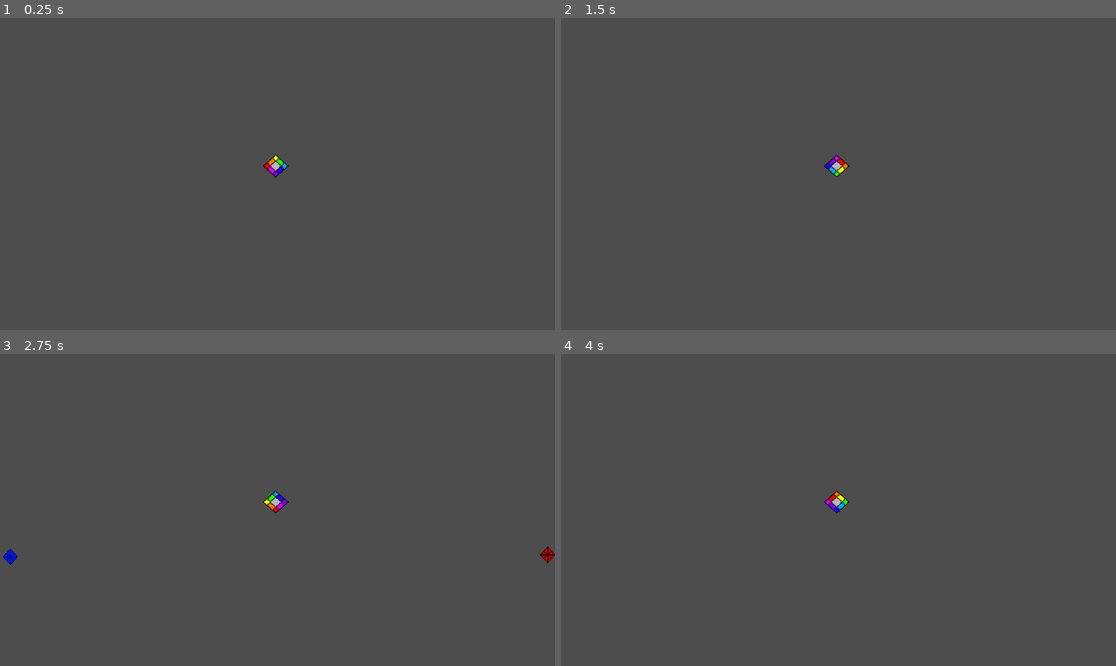
Above: before the commit, frames 1-4 (two rows, left to right).
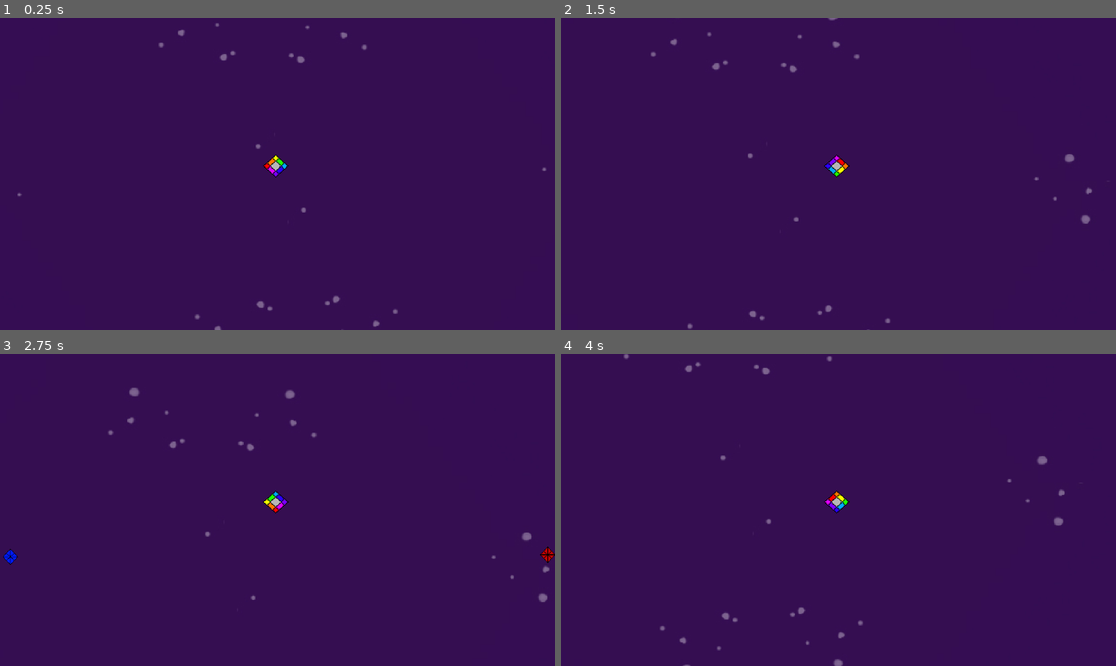
Above: after the commit, the same moments.

Repository: ITSCrew-Keith/geometry-game
Game: Godot game, scene res://scenes/fantasy.tscn
Same seed, same stepped clock (60 frames per second), same inputs: the game is played once before the commit and once after it.
Inputs (mouse positions are in pixels of both pictures, inside the frame that each line leads up to):
- Up to frame 1 (0.25 s): no input
- Up to frame 2 (1.5 s): move the mouse to (960, 158) at 0.52 s; hold D 0.53-1.28 s; click (960, 158) at 0.67 s; move the mouse to (727, 189) at 1.27 s; hold S from 1.28 s (still down)
- Up to frame 3 (2.75 s): move the mouse to (333, 441) at 2.02 s; release S at 2.03 s; hold D from 2.03 s (still down)
- Up to frame 4 (4 s): move the mouse to (1104, 556) at 2.77 s; release D at 2.78 s; hold W 2.78-3.53 s; click (1104, 556) at 2.92 s; move the mouse to (1005, 556) at 3.52 s; hold A from 3.53 s (still down)

The runs differ from the first frame. In frame 1, 100% of the frame differs, in the area x 0-100%, y 0-100%; in frame 2, 100%; in frame 3, 100%; in frame 4, 100%.

Commit message:
new game
new game

Diff:
--- /dev/null
+++ b/side-project/powerup.gd
@@ -0,0 +1,5 @@
+extends Area2D
+
+func _on_body_entered(body: Node2D) -> void:
+	Global.e_speed = Global.e_speed - 30
+	queue_free()
--- /dev/null
+++ b/side-project/powerup.tscn
@@ -0,0 +1,21 @@
+[gd_scene load_steps=4 format=3 uid="uid://boxuq3w33et84"]
+
+[ext_resource type="Script" path="res://powerup.gd" id="1_i7835"]
+
+[sub_resource type="PlaceholderTexture2D" id="PlaceholderTexture2D_wqo1i"]
+
+[sub_resource type="CircleShape2D" id="CircleShape2D_umi2e"]
+radius = 25.4951
+
+[node name="Area2D" type="Area2D"]
+script = ExtResource("1_i7835")
+
+[node name="Sprite2D" type="Sprite2D" parent="."]
+position = Vector2(5.72205e-06, -3.8147e-06)
+scale = Vector2(61.25, 53.75)
+texture = SubResource("PlaceholderTexture2D_wqo1i")
+
+[node name="CollisionShape2D" type="CollisionShape2D" parent="."]
+shape = SubResource("CircleShape2D_umi2e")
+
+[connection signal="body_entered" from="." to="." method="_on_body_entered"]
--- a/side-project/scenes/fantasy.tscn
+++ b/side-project/scenes/fantasy.tscn
@@ -1,5 +1,6 @@
-[gd_scene load_steps=21 format=3 uid="uid://cjrjrlameij0q"]
-
+[gd_scene load_steps=26 format=3 uid="uid://cjrjrlameij0q"]
+
+[ext_resource type="Script" path="res://scenes/powerup_manager.gd" id="1_ocsav"]
 [ext_resource type="Script" path="res://scripts/movement2.gd" id="1_q446l"]
 [ext_resource type="Texture2D" uid="uid://c0lcbpyytn8it" path="res://assets/Player Cube.png" id="2_oma4f"]
 [ext_resource type="Script" path="res://scripts/chaser.gd" id="2_soyhg"]
@@ -8,6 +9,7 @@
 [ext_resource type="Script" path="res://scripts/dasher.gd" id="7_kfd1g"]
 [ext_resource type="Script" path="res://scripts/counter.gd" id="7_q58bd"]
 [ext_resource type="Texture2D" uid="uid://cvyxln3xn2mxw" path="res://assets/New Piskel-3-1.png.png" id="8_5e0on"]
+[ext_resource type="Texture2D" uid="uid://cp2gbsu1bwdib" path="res://assets/background.jpg" id="9_nil8h"]
 
 [sub_resource type="RectangleShape2D" id="RectangleShape2D_xmtyh"]
 size = Vector2(21, 21)
@@ -82,7 +84,16 @@
 "speed": 60.0
 }]
 
+[sub_resource type="WorldBoundaryShape2D" id="WorldBoundaryShape2D_die14"]
+distance = -167.0
+
+[sub_resource type="WorldBoundaryShape2D" id="WorldBoundaryShape2D_egl6b"]
+
+[sub_resource type="RectangleShape2D" id="RectangleShape2D_wfs7q"]
+size = Vector2(73, 5685.31)
+
 [node name="Node2D" type="Node2D"]
+script = ExtResource("1_ocsav")
 
 [node name="chasers" type="CharacterBody2D" parent="."]
 position = Vector2(629.846, 0)
@@ -148,6 +159,60 @@
 [node name="CollisionShape2D" type="CollisionShape2D" parent="dasher"]
 shape = SubResource("CircleShape2D_ftf47")
 
+[node name="Sprite2D" type="Sprite2D" parent="."]
+z_index = -5
+position = Vector2(2400, 1617)
+scale = Vector2(0.955346, 0.926286)
+texture = ExtResource("9_nil8h")
+
+[node name="Sprite2D" type="Sprite2D" parent="Sprite2D"]
+z_index = -5
+position = Vector2(-5154.5, -3484.89)
+rotation = -3.14159
+scale = Vector2(1.05638, 1.00016)
+texture = ExtResource("9_nil8h")
+
+[node name="Sprite2D2" type="Sprite2D" parent="Sprite2D"]
+z_index = -5
+position = Vector2(-5133.22, 6.47778)
+scale = Vector2(1.06406, 1.00031)
+texture = ExtResource("9_nil8h")
+flip_h = true
+
+[node name="Sprite2D2" type="Sprite2D" parent="Sprite2D/Sprite2D2"]
+z_index = -5
+position = Vector2(4974.07, 1.62952)
+texture = ExtResource("9_nil8h")
+
+[node name="Sprite2D" type="Sprite2D" parent="Sprite2D/Sprite2D2/Sprite2D2"]
+z_index = -5
+position = Vector2(-13.5771, -3489.74)
+rotation = -3.14159
+scale = Vector2(1.01027, 1.00016)
+texture = ExtResource("9_nil8h")
+flip_h = true
+
+[node name="StaticBody2D" type="StaticBody2D" parent="."]
+position = Vector2(0, 63)
+
+[node name="CollisionShape2D" type="CollisionShape2D" parent="StaticBody2D"]
+position = Vector2(-5, 2370)
+shape = SubResource("WorldBoundaryShape2D_die14")
+
+[node name="CollisionShape2D2" type="CollisionShape2D" parent="StaticBody2D"]
+position = Vector2(-5, -2370)
+rotation = 3.14159
+shape = SubResource("WorldBoundaryShape2D_egl6b")
+
+[node name="CollisionShape2D3" type="CollisionShape2D" parent="StaticBody2D"]
+position = Vector2(-3958, 47)
+shape = SubResource("RectangleShape2D_wfs7q")
+
+[node name="CollisionShape2D4" type="CollisionShape2D" parent="StaticBody2D"]
+position = Vector2(3756, -49)
+shape = SubResource("RectangleShape2D_wfs7q")
+
+[connection signal="coin" from="." to="." method="_on_coin"]
 [connection signal="mouse_entered" from="chasers" to="player" method="_on_enemy_1_mouse_entered"]
 [connection signal="mouse_shape_entered" from="chasers" to="player" method="_on_enemy_1_mouse_shape_entered"]
 [connection signal="body_entered" from="chasers/enemy hitbox" to="chasers/enemy hitbox" method="_on_body_entered"]
--- /dev/null
+++ b/side-project/scenes/powerup_manager.gd
@@ -0,0 +1,17 @@
+extends Node2D
+signal coin
+@onready var powerup_node: PackedScene = preload("res://powerup.tscn")
+
+func _physics_process(delta: float) -> void:
+	if Global.counter == 0:
+		emit_signal("coin")
+		Global.counter = 500
+
+
+
+
+
+func _on_coin() -> void:
+	var instance = powerup_node.instantiate()
+	instance.position = Vector2(randi_range(-3958,3756) ,randi_range(-2100,2400))
+	add_child(instance)
--- a/side-project/scripts/Global.gd
+++ b/side-project/scripts/Global.gd
@@ -2,6 +2,9 @@
 var timer = 0
 var jump_counter = 120
 var jump_counter2 = 25
+var counter = 450
+var e_speed = 0
+signal coin
 # Called when the node enters the scene tree for the first time.
 func _ready() -> void:
 	pass # Replace with function body.
@@ -9,4 +12,6 @@
 
 # Called every frame. 'delta' is the elapsed time since the previous frame.
 func _process(delta: float) -> void:
+	counter = counter - 1
+	print(Global.e_speed)
 	timer = timer + 1
--- a/side-project/scripts/chaser.gd
+++ b/side-project/scripts/chaser.gd
@@ -5,7 +5,7 @@
 
 
 func _physics_process(delta: float) -> void:
-	var speed = 100 + (Global.timer / 10)
+	var speed = 100 + (Global.timer / 10) + Global.e_speed
 	var direction = (target.position-position).normalized()
 	velocity = direction * speed
 	move_and_slide()
--- a/side-project/scripts/dasher.gd
+++ b/side-project/scripts/dasher.gd
@@ -6,7 +6,7 @@
 
 
 func _physics_process(delta: float) -> void:
-	var speed = 700 + (Global.timer / 10)
+	var speed = 700 + (Global.timer / 10) + (Global.e_speed)
 	var direction = (target.position-position).normalized()
 	velocity = direction * speed
 	if Global.jump_counter > 0:
--- a/side-project/scripts/movement2.gd
+++ b/side-project/scripts/movement2.gd
@@ -3,7 +3,6 @@
 var playerx = position.x
 var speed = 1
 
-
 func _physics_process(delta: float) -> void:
 	var direction=(get_local_mouse_position())
 	velocity = direction * speed
Binary file added: side-project/assets/background.jpg
Not shown, added: side-project/assets/background.jpg.import
